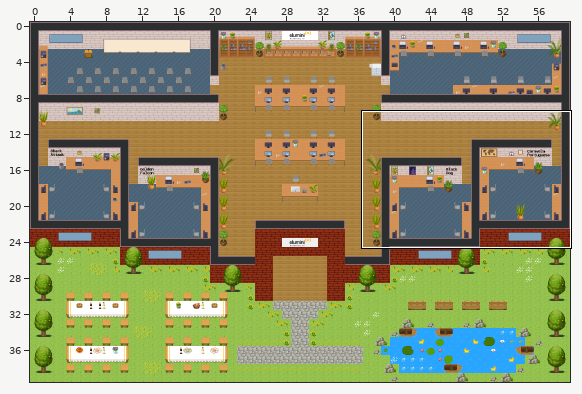
Level history. Tiled map (JSON): maps/map.tmj. Above: a wide view before the commit, with the close-up outlined.
Close-up. Before:
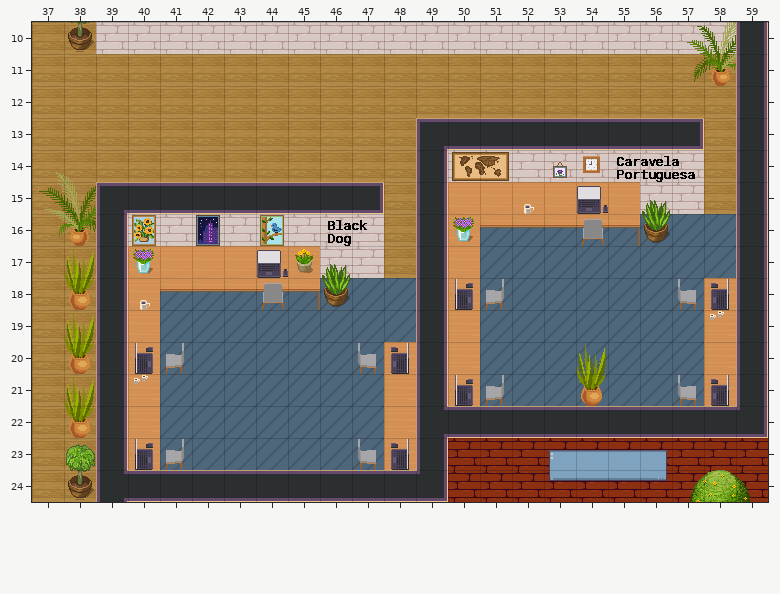
Cells are 32x32 px. Shown: x 37..59, y 10..24. The commit also changed other parts of the map, which this record leaves out.
The same view after the edit:
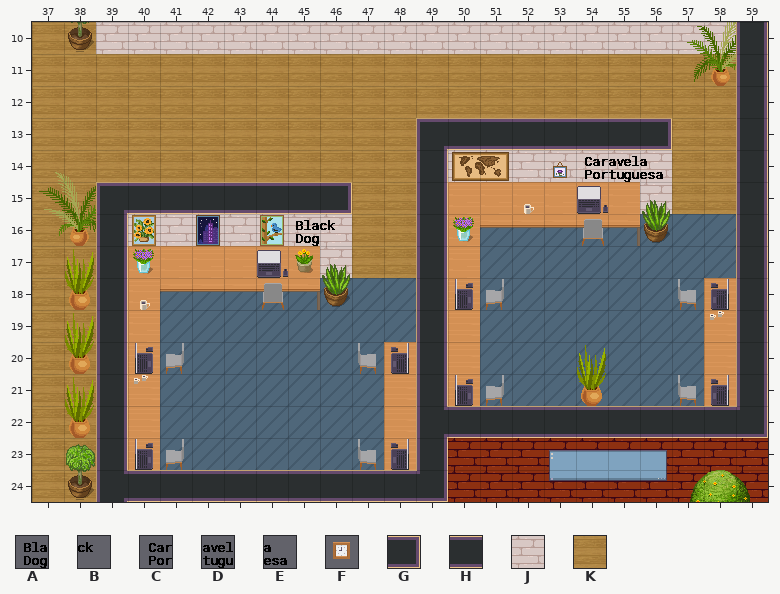
Key: from "Nomes": A 4, B 5, C 6, D 7, E 8; from "WA_Miscellaneous": F 78; from "WA_Room_Builder": G 59, H 104, J 310, K 380.
_ is an empty cell, # one hidden under a higher layer, . an unchanged one.
The exact change:
--- layer "floor"
@@ x 47..57 @@
-14 ..........#
-15 ..........#
-16 #..........
-17 #..........
+14 ..........K
+15 ..........K
+16 K..........
+17 K..........
--- layer "Paredes"
@@ x 46..57 @@
-13 ..........HG
-14 ...........J
-15 HG.........J
-16 .J..........
-17 .J..........
+13 ..........G_
+14 ..........._
+15 G_........._
+16 ._..........
+17 ._..........
--- layer "Sala Shark Decoracao"
@@ x 55..57 @@
-14 CDE
+14 ___
@@ x 46..47 @@
-16 AB
+16 __
--- layer "Sala Dog Decoracao"
@@ x 45..46 @@
-16 __
+16 AB
--- layer "Sala Caravela Decoracao"
@@ x 54..56 @@
-14 F__
+14 CDE
Pixel boxes of the changes (left, top, right, bottom) in both close-ups:
changed: (583, 118, 704, 214)
changed: (296, 182, 384, 278)
